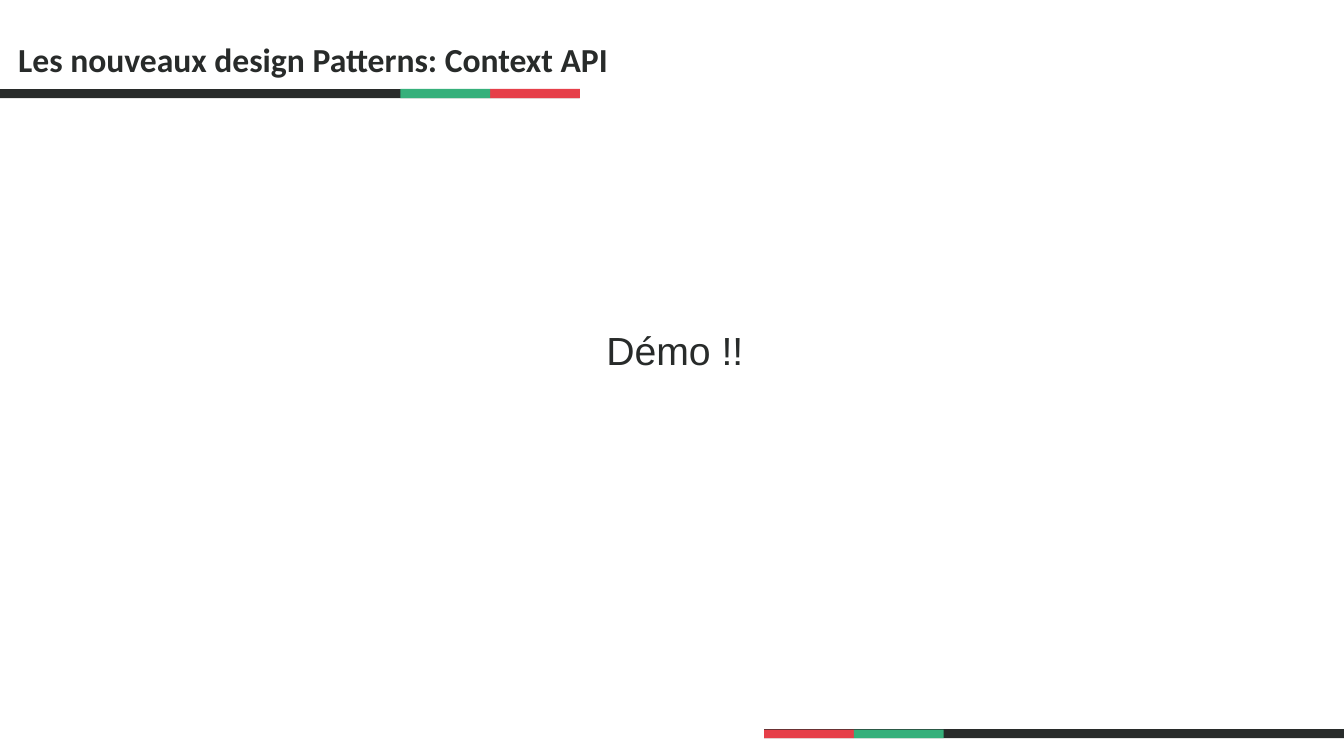
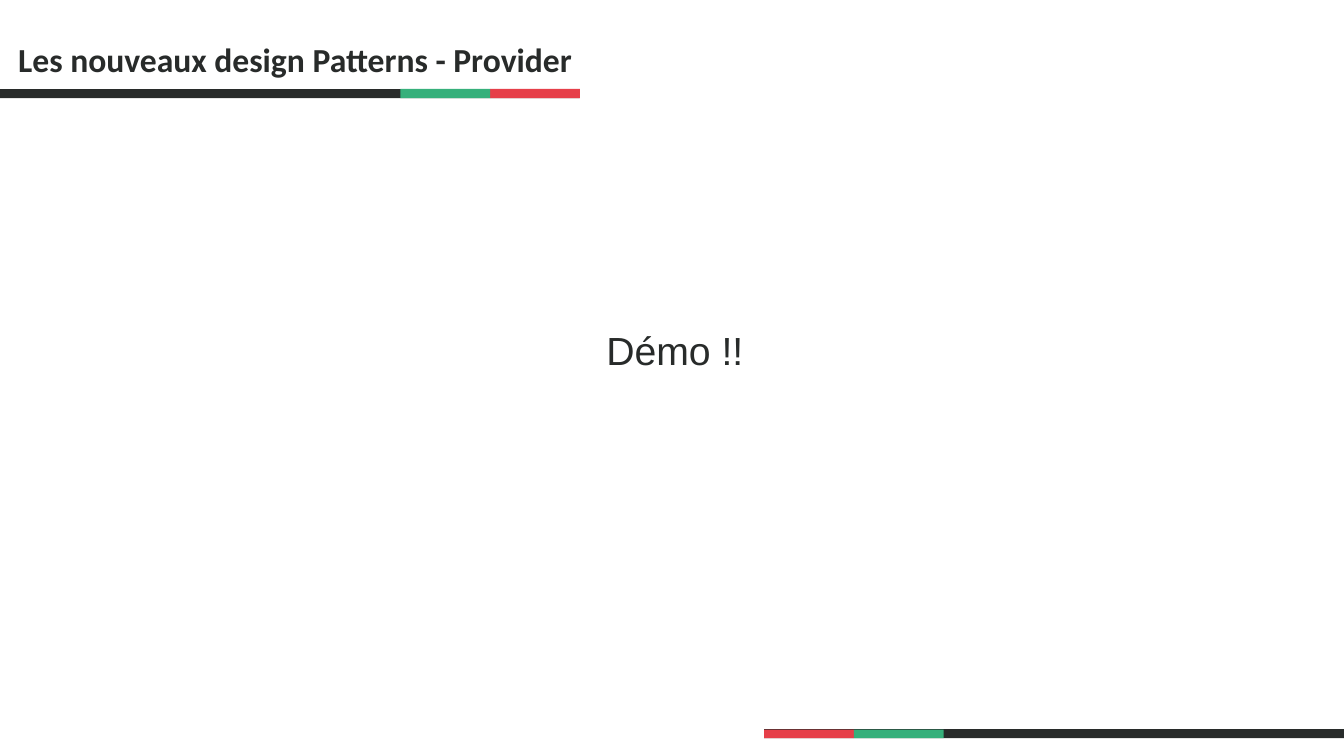
Before and after one commit to fabriceLatriCarbon/ReactDesignPatternsEvol, a slide deck: slide 20 of 00.presentation/assets/Présentation1.pptx. Drawn at 1344x756 pixels with LibreOffice and Linux fonts; fonts in the diff are those of the drawing; background and template pictures are left out. Boxes give left, top, right and bottom in pixels: in the first picture for what was removed or moved away, otherwise in the second. Text is boxed around its words. In the diff, an @@ line names an element or a change of style, - is before the commit and + after.

```diff
--- a/00.presentation/assets/Présentation1.pptx
+++ b/00.presentation/assets/Présentation1.pptx
@@ title at (x1=18, y1=48, x2=571, y2=78): text changed @@
-Les nouveaux design Patterns: Context API
+Les nouveaux design Patterns - Provider
```
Also in this commit, not shown: 8 other slides changed, 1 slide removed, 16 other files.
